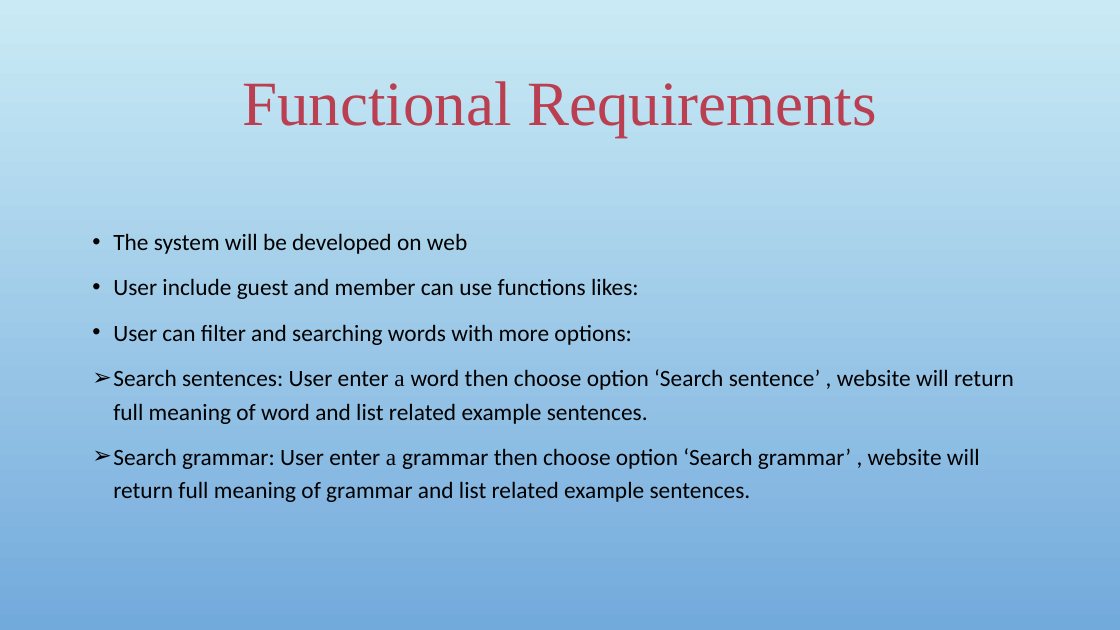
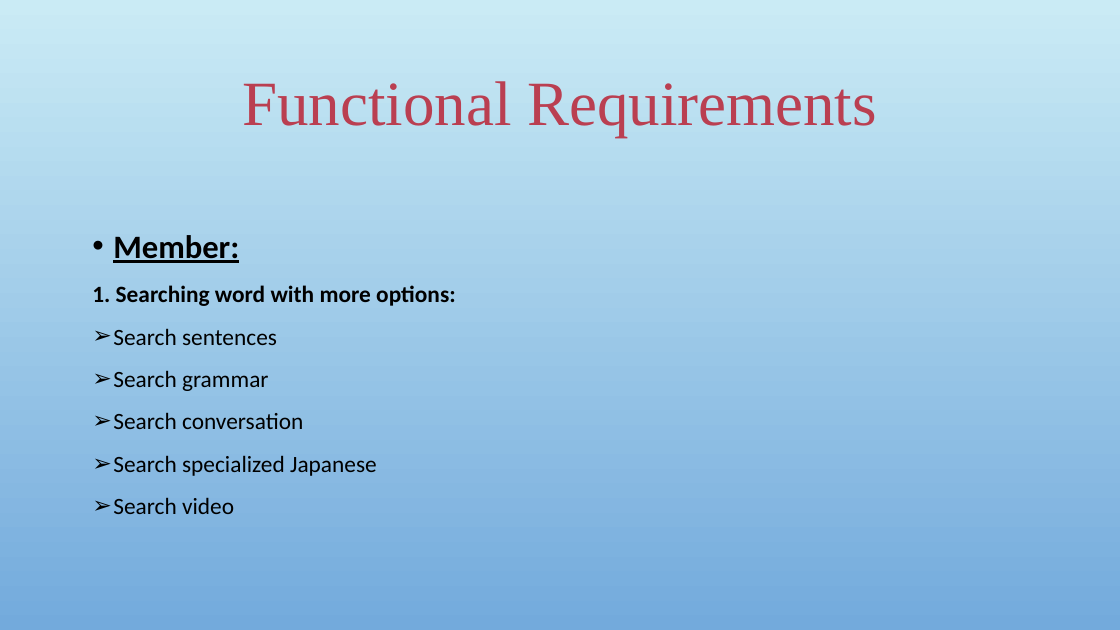
Before and after one commit to sangnvus/japanesedictionary, a slide deck: slide 8 of WIP/Documents/Report 1/UJD_VN_Examination_v1.0_EN/UJD_VN_ProjectOverview_v1.0.pptx (slide 10 before the commit). Drawn at 1120x630 pixels with LibreOffice and Linux fonts; fonts in the diff are those of the drawing; background and template pictures are left out. Boxes give left, top, right and bottom in pixels: in the first picture for what was removed or moved away, otherwise in the second. Text is boxed around its words. In the diff, an @@ line names an element or a change of style, - is before the commit and + after.

```diff
--- a/WIP/Documents/Report 1/UJD_VN_Examination_v1.0_EN/UJD_VN_ProjectOverview_v1.0.pptx
+++ b/WIP/Documents/Report 1/UJD_VN_Examination_v1.0_EN/UJD_VN_ProjectOverview_v1.0.pptx
@@ text at (x1=92, y1=235, x2=456, y2=514): text changed @@
-• The system will be developed on web
-• User include guest and member can use functions likes:
-• User can filter and searching words with more options:
-➢ Search sentences: User enter a word then choose option ‘Search sentence’ , website will return full meaning of word and list related example sentences.
-➢ Search grammar: User enter a grammar then choose option ‘Search grammar’ , website will return full meaning of grammar and list related example sentences.
+• Member:
+1. Searching word with more options:
+➢ Search sentences
+➢ Search grammar
+➢ Search conversation
+➢ Search specialized Japanese
+➢ Search video
```
Also in this commit, not shown: 8 other slides changed, 2 slides added, 4 slides removed.
